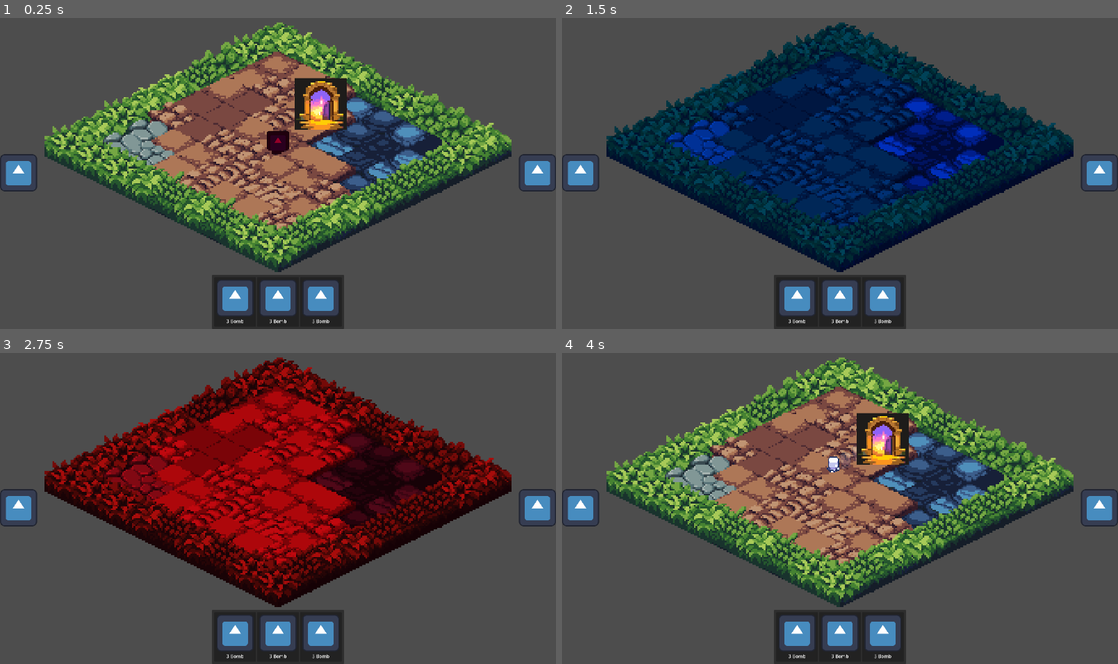
Above: before the commit, frames 1-4 (two rows, left to right).
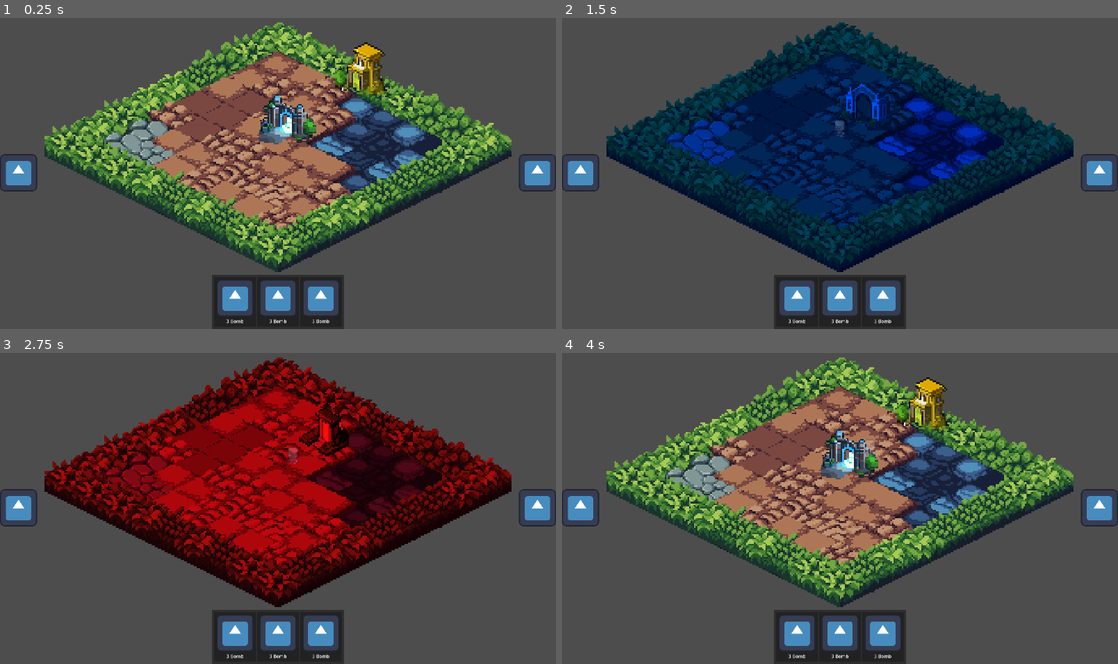
Above: after the commit, the same moments.

Repository: HephaistosForge/Chronominions
Game: Godot game, scene res://playgrounds/playground_christoph.tscn
The game is run twice, just before and just after one commit, with the same random seed, the same clock (stepped at 60 frames per second) and the same inputs. The engine's default icon, where the game draws it, is replaced by a stand-in: a white triangle on a blue panel in a dark square.
Inputs (mouse positions are in pixels of both pictures, inside the frame that each line leads up to):
- Up to frame 1 (0.25 s): no input
- Up to frame 2 (1.5 s): click (1101, 173) at 0.5 s; click (1101, 173) at 1.25 s
- Up to frame 3 (2.75 s): click (16, 508) at 2 s
- Up to frame 4 (4 s): click (578, 508) at 2.75 s; click (578, 508) at 3.5 s

The runs differ from the first frame. In frame 1, 3.4% of the frame differs, in the area x 46-70%, y 7-44%; in frame 2, 0.6%; in frame 3, 0.8%; in frame 4, 3.3%.

Commit message:
Added the portals and visuals for despawn

Diff:
--- a/game_objects/lemming_despawner/lemming_despawner.tscn
+++ b/game_objects/lemming_despawner/lemming_despawner.tscn
@@ -1,16 +1,20 @@
 [gd_scene load_steps=4 format=3 uid="uid://bnmtihuiugbgs"]
 
 [ext_resource type="Script" path="res://game_objects/lemming_despawner/lemming_despawner.gd" id="1_6aa8y"]
-[ext_resource type="Texture2D" uid="uid://bhtv2xmkfl2bp" path="res://art/mockup/Exit.png" id="2_a4b7s"]
+[ext_resource type="Texture2D" uid="uid://chnvxccflhcaa" path="res://art/mockup/despawner.png" id="2_swv0o"]
 
-[sub_resource type="RectangleShape2D" id="RectangleShape2D_g3qxf"]
+[sub_resource type="CapsuleShape2D" id="CapsuleShape2D_0qnqr"]
+radius = 4.14286
+height = 14.8571
 
 [node name="LemmingDespawner" type="Area2D"]
 script = ExtResource("1_6aa8y")
 
 [node name="CollisionShape2D" type="CollisionShape2D" parent="."]
-scale = Vector2(1.5, 1.5)
-shape = SubResource("RectangleShape2D_g3qxf")
+position = Vector2(-2.85714, 4.28571)
+shape = SubResource("CapsuleShape2D_0qnqr")
 
 [node name="Sprite2D" type="Sprite2D" parent="."]
-texture = ExtResource("2_a4b7s")
+position = Vector2(0, -2)
+texture = ExtResource("2_swv0o")
+metadata/_edit_lock_ = true
--- a/game_objects/lemming_spawner/lemming_spawner.gd
+++ b/game_objects/lemming_spawner/lemming_spawner.gd
@@ -7,7 +7,7 @@
 var direction = [Globals.NW,Globals.NE,Globals.SW,Globals.SE]
 
 
-@export var lemming_population: int = 10
+@export var lemming_population: int = 1
 @export var init_direction: Vector2 = Globals.NE
 
 var epoch: Globals.Epoch
--- a/game_objects/lemmings/lemming.gd
+++ b/game_objects/lemmings/lemming.gd
@@ -1,6 +1,7 @@
 class_name Lemming extends CharacterBody2D
 
 @onready var world: Node2D
+@onready var time_gates: Array
 @export var own_epoch: Globals.Epoch
 
 var direction: Vector2 = Globals.NE
@@ -8,6 +9,7 @@
 func _ready():
 	world = get_tree().get_first_node_in_group("world")
 	world.epoch_map.epoch_changed.connect(set_visibility)
+
 	var animation_name = {
 		Globals.NE: "walk_ne",
 		Globals.NW: "walk_nw",
@@ -30,7 +32,12 @@
 	$AnimationPlayer.play("die")
 
 
+
+
 func set_visibility():
+	print("Current World Epoch: ",world.epoch_map.get_current_epoch())
+	print("Own Epoch: ", own_epoch)
+
 	if own_epoch != world.epoch_map.get_current_epoch():
 		self.modulate.a = 0.2
 	else:
--- a/game_objects/lemmings/lemming.tscn
+++ b/game_objects/lemmings/lemming.tscn
@@ -141,6 +141,7 @@
 }
 
 [node name="Lemming" type="CharacterBody2D"]
+z_index = 10
 script = ExtResource("1_db08k")
 
 [node name="Sprite2D" type="Sprite2D" parent="."]
--- /dev/null
+++ b/game_objects/time_gate/time_gate.gd
@@ -0,0 +1,21 @@
+class_name TimeGate extends Area2D
+
+@export var portal_direction: Globals.PortalDirection
+@export var epoch: Globals.Epoch
+
+
+
+func _ready():
+	self.body_entered.connect(self._on_body_enter)
+
+func _on_body_enter(body: Node2D):
+	if body is Lemming:
+		print("TimeGate detected a lemming")
+		print(body.own_epoch)
+		if body.own_epoch == epoch:
+			change_epoch(body)
+			print(body.own_epoch)
+
+func change_epoch(body: Node2D):
+	body.own_epoch = portal_direction
+	body.set_visibility()
--- /dev/null
+++ b/game_objects/time_gate/time_gate.tscn
@@ -0,0 +1,14 @@
+[gd_scene load_steps=2 format=3 uid="uid://clqf0n2wor3du"]
+
+[ext_resource type="Script" path="res://game_objects/time_gate/time_gate.gd" id="1_a6mg1"]
+
+[node name="TimeGate" type="Node2D"]
+
+[node name="Node2D" type="Area2D" parent="."]
+script = ExtResource("1_a6mg1")
+portal_direction = null
+epoch = null
+
+[node name="CollisionShape2D" type="CollisionShape2D" parent="Node2D"]
+
+[node name="Sprite2D" type="Sprite2D" parent="Node2D"]
--- /dev/null
+++ b/game_objects/time_gate/time_gate_future.tscn
@@ -0,0 +1,22 @@
+[gd_scene load_steps=4 format=3 uid="uid://cu1j12yv7o3mp"]
+
+[ext_resource type="Script" path="res://game_objects/time_gate/time_gate.gd" id="1_52y65"]
+[ext_resource type="Texture2D" uid="uid://ddyispbvy50ov" path="res://art/mockup/portal_future.png" id="2_ahlk8"]
+
+[sub_resource type="RectangleShape2D" id="RectangleShape2D_41i73"]
+size = Vector2(10, 12)
+
+[node name="TimeGate" type="Node2D" groups=["time_gate"]]
+
+[node name="Node2D" type="Area2D" parent="."]
+script = ExtResource("1_52y65")
+portal_direction = 2
+epoch = null
+
+[node name="CollisionShape2D" type="CollisionShape2D" parent="Node2D"]
+position = Vector2(6, -2)
+shape = SubResource("RectangleShape2D_41i73")
+
+[node name="Sprite2D" type="Sprite2D" parent="Node2D"]
+texture = ExtResource("2_ahlk8")
+metadata/_edit_lock_ = true
--- /dev/null
+++ b/game_objects/time_gate/time_gate_past.tscn
@@ -0,0 +1,21 @@
+[gd_scene load_steps=4 format=3 uid="uid://derk6ivycqo77"]
+
+[ext_resource type="Script" path="res://game_objects/time_gate/time_gate.gd" id="1_586u5"]
+[ext_resource type="Texture2D" uid="uid://cr5pmwuadhq2d" path="res://art/mockup/portal_past.png" id="2_6oru8"]
+
+[sub_resource type="RectangleShape2D" id="RectangleShape2D_ghwmn"]
+size = Vector2(6, 9.5)
+
+[node name="TimeGate" type="Node2D" groups=["time_gate"]]
+
+[node name="Node2D" type="Area2D" parent="."]
+script = ExtResource("1_586u5")
+epoch = 1
+
+[node name="CollisionShape2D" type="CollisionShape2D" parent="Node2D"]
+position = Vector2(5, -1.75)
+shape = SubResource("RectangleShape2D_ghwmn")
+
+[node name="Sprite2D" type="Sprite2D" parent="Node2D"]
+texture = ExtResource("2_6oru8")
+metadata/_edit_lock_ = true
--- /dev/null
+++ b/game_objects/time_gate/time_gate_present.tscn
@@ -0,0 +1,22 @@
+[gd_scene load_steps=4 format=3 uid="uid://c2sij2maj6kep"]
+
+[ext_resource type="Script" path="res://game_objects/time_gate/time_gate.gd" id="1_s6k17"]
+[ext_resource type="Texture2D" uid="uid://begggsows7xsi" path="res://art/mockup/portal_present.png" id="2_qamd3"]
+
+[sub_resource type="RectangleShape2D" id="RectangleShape2D_6uj30"]
+size = Vector2(11, 12)
+
+[node name="TimeGate" type="Node2D" groups=["time_gate"]]
+
+[node name="Node2D" type="Area2D" parent="."]
+script = ExtResource("1_s6k17")
+portal_direction = 1
+epoch = 2
+
+[node name="CollisionShape2D" type="CollisionShape2D" parent="Node2D"]
+position = Vector2(3.5, 0)
+shape = SubResource("RectangleShape2D_6uj30")
+
+[node name="Sprite2D" type="Sprite2D" parent="Node2D"]
+texture = ExtResource("2_qamd3")
+metadata/_edit_lock_ = true
--- a/globals/globals.gd
+++ b/globals/globals.gd
@@ -5,7 +5,10 @@
 const SW = Vector2(-1,0.5)
 const SE = Vector2(1,0.5)
 
-enum Epoch { PAST = -1, PRESENT = 0, FUTURE = 1}
+enum Epoch { PAST = 0, PRESENT = 1, FUTURE = 2}
+
+
+enum PortalDirection {PAST = 0, PRESENT = 1, FUTURE = 2}
 
 
 enum Tile { WALK = 0, BOUNCE = 1, DEATH_GRAVITY = 2 }
--- a/playgrounds/playground_christoph.tscn
+++ b/playgrounds/playground_christoph.tscn
@@ -1,33 +1,45 @@
-[gd_scene load_steps=5 format=3 uid="uid://d11ptteyfqwgj"]
+[gd_scene load_steps=7 format=3 uid="uid://d11ptteyfqwgj"]
 
 [ext_resource type="PackedScene" uid="uid://iup344dbdef3" path="res://game_objects/map/world/world.tscn" id="1_m7h5j"]
-[ext_resource type="PackedScene" uid="uid://bnmtihuiugbgs" path="res://game_objects/lemming_despawner/lemming_despawner.tscn" id="4_58liy"]
+[ext_resource type="PackedScene" uid="uid://bnmtihuiugbgs" path="res://game_objects/lemming_despawner/lemming_despawner.tscn" id="3_0kgbd"]
 [ext_resource type="PackedScene" uid="uid://cfiv0ufmapcy1" path="res://game_objects/lemming_spawner/lemming_spawner.tscn" id="4_o8lne"]
-[ext_resource type="PackedScene" path="res://game_objects/pickups/bomb_pickup.tscn" id="4_phypd"]
+[ext_resource type="PackedScene" uid="uid://cu1j12yv7o3mp" path="res://game_objects/time_gate/time_gate_future.tscn" id="4_refny"]
+[ext_resource type="PackedScene" uid="uid://derk6ivycqo77" path="res://game_objects/time_gate/time_gate_past.tscn" id="5_gvjf7"]
+[ext_resource type="PackedScene" uid="uid://c2sij2maj6kep" path="res://game_objects/time_gate/time_gate_present.tscn" id="6_srf7e"]
 
 [node name="PlaygroundChristoph" type="Node2D"]
 
 [node name="World" parent="." instance=ExtResource("1_m7h5j")]
 position = Vector2(1641, 653.5)
 
-[node name="EpochTileMap" parent="World/EpochMap" index="0"]
-epoch = -1
-
-[node name="LemmingDespawner" parent="World/EpochMap/EpochTileMap" index="0" instance=ExtResource("4_58liy")]
-z_index = 1
-y_sort_enabled = true
-position = Vector2(26.25, -23.8125)
-monitoring = false
-epoch = -1
-
-[node name="LemmingSpawner" parent="World/EpochMap/EpochTileMap" index="1" instance=ExtResource("4_o8lne")]
+[node name="LemmingSpawner" parent="World/EpochMap/EpochTileMap" index="0" instance=ExtResource("4_o8lne")]
 position = Vector2(-3.75, -7.9375)
 scale = Vector2(0.125, 0.125)
 
-[node name="BombPickup" parent="World/EpochMap/EpochTileMap" index="2" instance=ExtResource("4_phypd")]
+[node name="LemmingDespawner" parent="World/EpochMap/EpochTileMap" index="1" instance=ExtResource("3_0kgbd")]
+z_index = 1
+y_sort_enabled = true
+position = Vector2(51.25, -43.8125)
+
+[node name="TimeGate" parent="World/EpochMap/EpochTileMap" index="2" instance=ExtResource("4_refny")]
+z_index = 2
+y_sort_enabled = true
+position = Vector2(5.375, -13.6875)
+
+[node name="TimeGate" parent="World/EpochMap/EpochTileMap2" index="0" instance=ExtResource("5_gvjf7")]
+visible = false
+z_index = 1
+y_sort_enabled = true
+position = Vector2(27.875, -28.1875)
 
 [node name="EpochTileMap3" parent="World/EpochMap" index="2"]
 epoch = 1
 
+[node name="TimeGate" parent="World/EpochMap/EpochTileMap3" index="0" instance=ExtResource("6_srf7e")]
+visible = false
+z_index = 2
+y_sort_enabled = true
+position = Vector2(15.875, -23.0625)
+
 [editable path="World"]
 [editable path="World/EpochMap"]
Binary file changed: art/mockup/Exit.png
Binary file added: art/mockup/despawner.png
Not shown, added: art/mockup/despawner.png.import
Binary file added: art/mockup/portal_future.png
Not shown, added: art/mockup/portal_future.png.import
Binary file added: art/mockup/portal_past.png
Not shown, added: art/mockup/portal_past.png.import
Binary file added: art/mockup/portal_present.png
Not shown, added: art/mockup/portal_present.png.import
